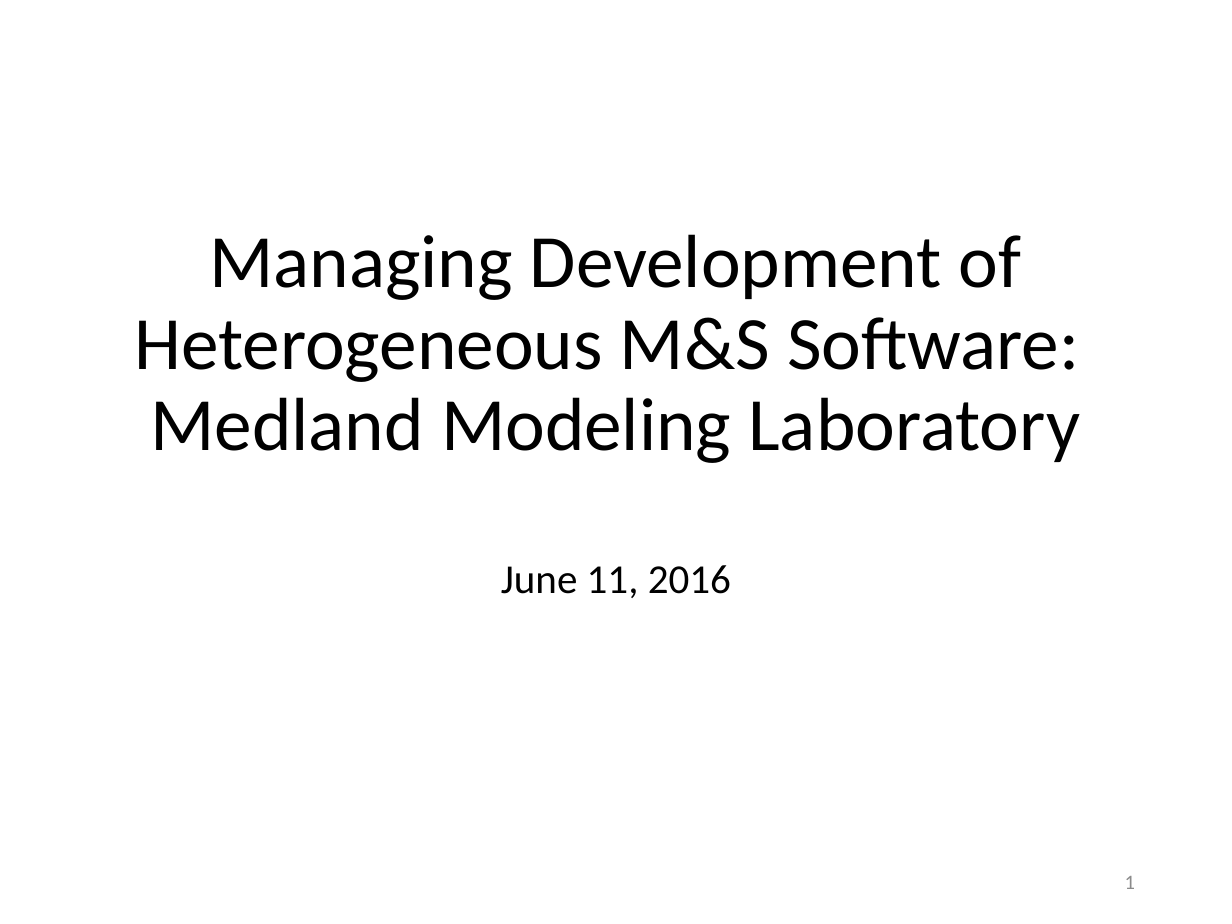
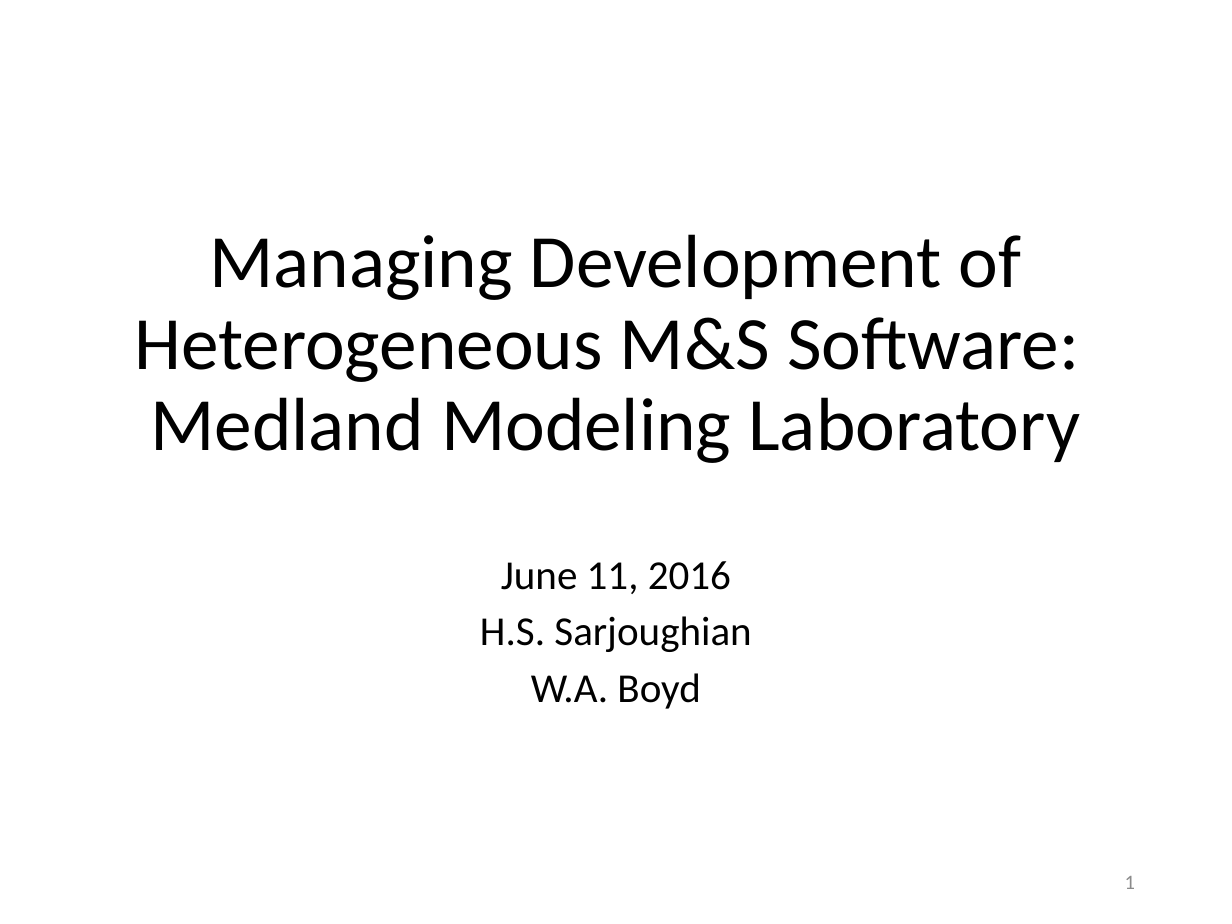
Before and after one commit to waboyd/MMLVersionChart, a slide deck: slide 1 of MDH.pptx. Drawn at 1232x924 pixels with LibreOffice and Linux fonts; fonts in the diff are those of the drawing. Boxes give left, top, right and bottom in pixels: in the first picture for what was removed or moved away, otherwise in the second. Text is boxed around its words. In the diff, an @@ line names an element or a change of style, - is before the commit and + after.

```diff
--- a/MDH.pptx
+++ b/MDH.pptx
@@ subtitle at [501,561,731,594]: line spacing 0.9 to 0.8 @@
@@ subtitle at [480,616,751,709]: paragraphs added @@
+H.S. Sarjoughian
+W.A. Boyd
```
Also in this commit, not shown: 4 other slides changed.
